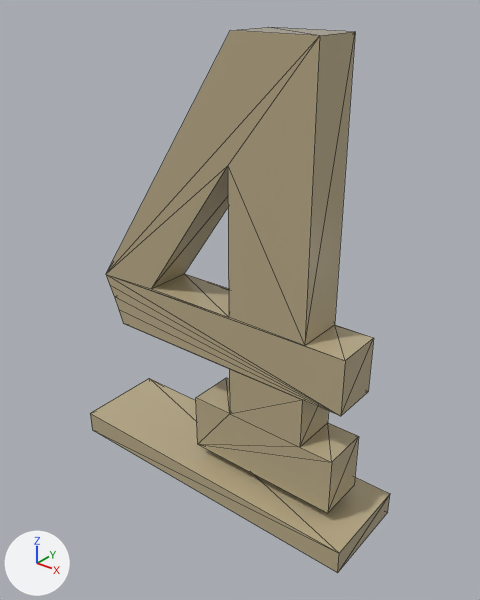
One commit to the glTF model Models/Numbers/num_4.glb: the scene before it, then after it.
One viewpoint serves both versions: a 50 mm lens placed at (1.54, -1.83, 2.01), pointed at (0.06, 0.01, 0.86). The axes (+X, +Y, +Z) are drawn at lower left. The lights are the same throughout. Mesh edges are drawn as thin lines. Vertices at the same position are counted once.

Objects in the first picture: 'num_4'.
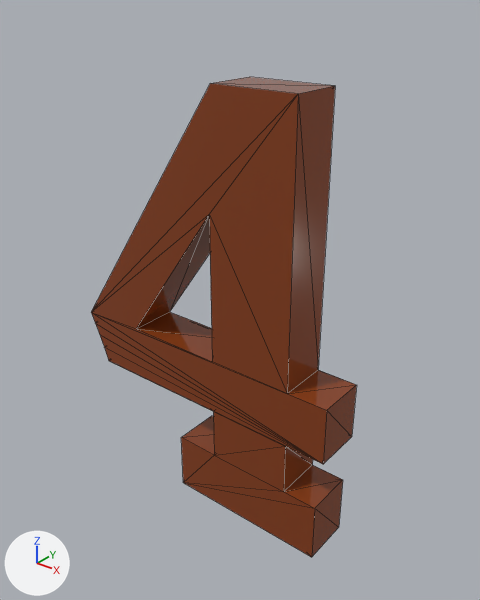
What differs and where, as boxes [x1, y1, x2, y2] in the pictures (480 x 600 px; the box of a moved part takes in the faces that stretch with it):
'num_4', recoloured, reshaped (11% narrower, 12% shorter): before [90, 27, 390, 573]; after [91, 77, 357, 557]
part 1 of me_000_008, moved or reshaped: before [106, 27, 374, 513]; after [91, 77, 357, 557]
part 2 of me_000_008, deleted (beige): before [90, 378, 390, 573]

The change in detail:
Material 'numbers_mat' (mat_numbers_mat) changes colour from beige #baac89 to brown #893f19; in linear values from (0.49, 0.41, 0.25) to (0.249, 0.0496, 0.00958).
me_000_008 has 50 vertices, 96 faces and spans x -0.7..0.7, y -0.2..0.2, z 0.0..1.86.
me_000_008 is used by ob_num_4; location (0.0, 0.0, 0.0).
me_000_008 part 1: the loose piece of 42 vertices spanning x -0.61..0.61, y -0.1..0.1, z 0.15..1.86 is moved by (0.0, -0.1, -0.15).
me_000_008 part 2: the loose piece of 8 vertices spanning x -0.7..0.7, y -0.2..0.2, z 0.0..0.1 is deleted.
